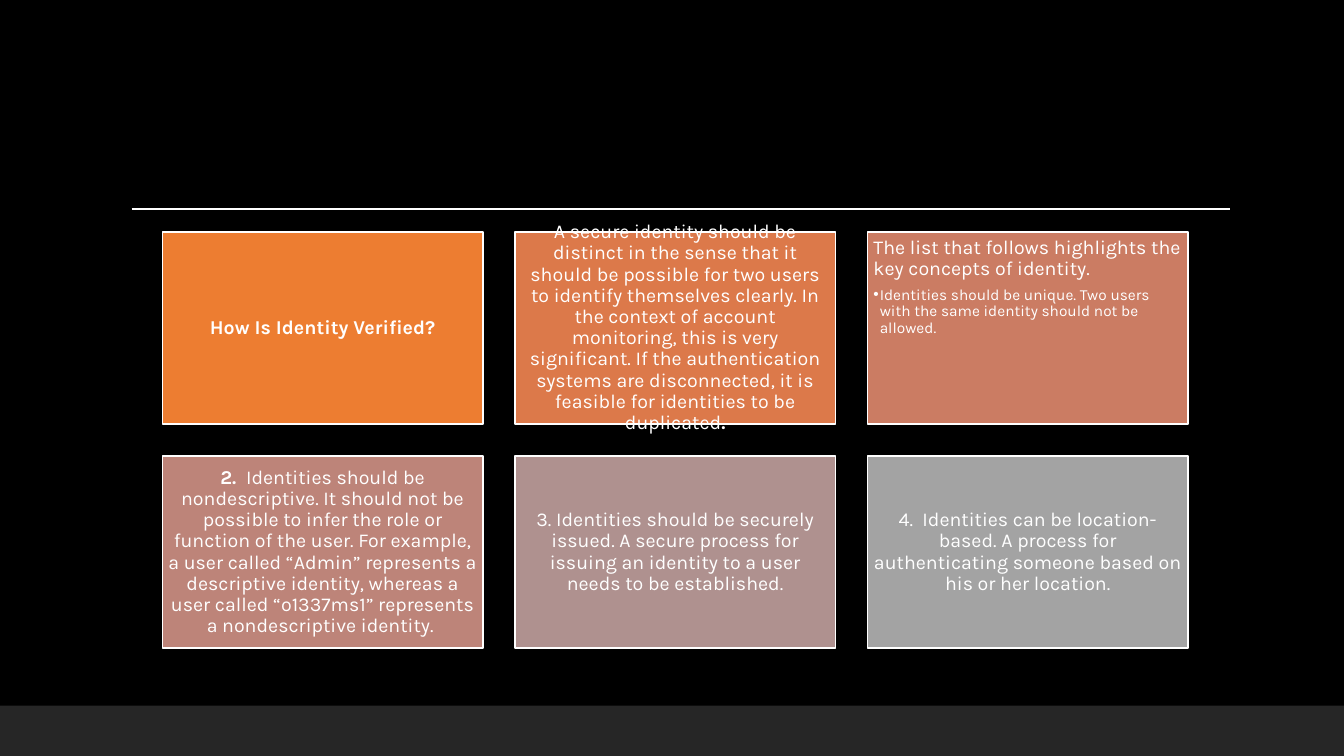
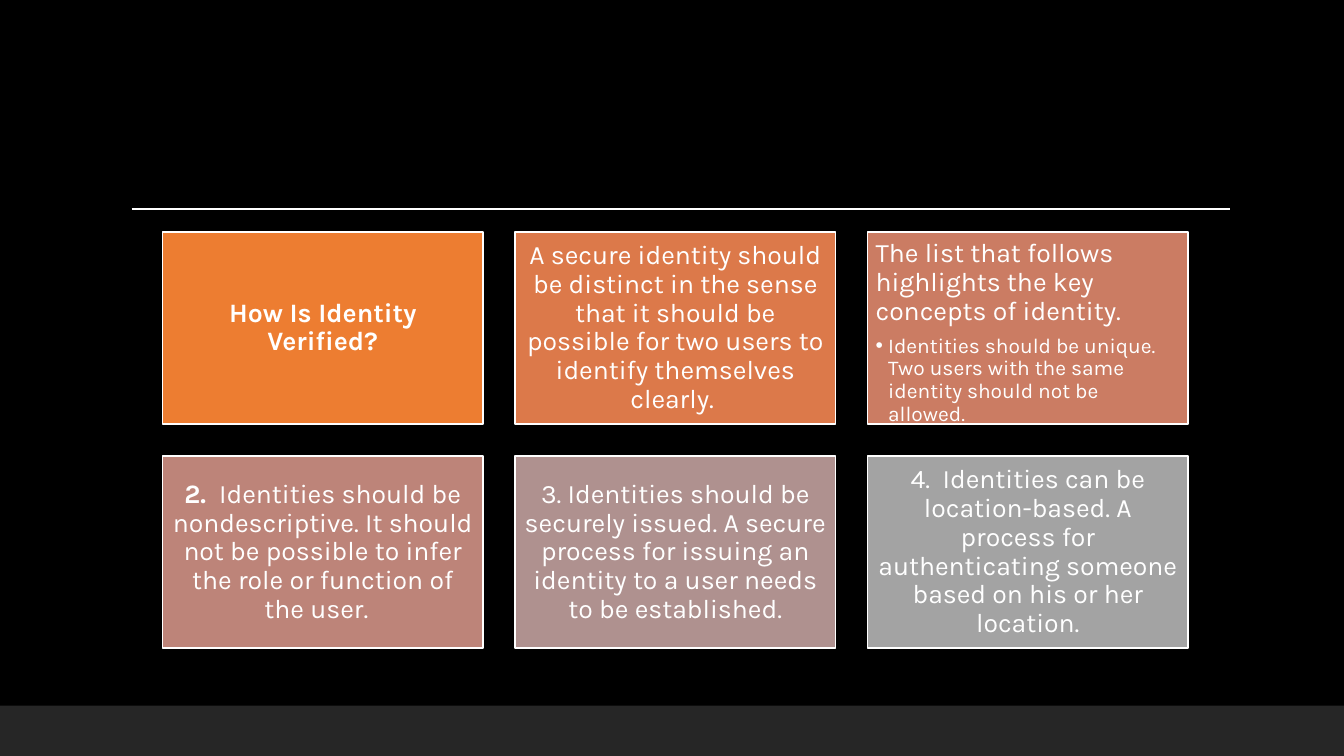
Before and after one commit to ronnie-1947/access-control-ppt, a slide deck: slide 5 of Access Control.pptx. Drawn at 1344x756 pixels with LibreOffice and Linux fonts; fonts in the diff are those of the drawing; background and template pictures are left out. Boxes give left, top, right and bottom in pixels: in the first picture for what was removed or moved away, otherwise in the second. Text is boxed around its words. In the diff, an @@ line names an element or a change of style, - is before the commit and + after.

```diff
--- a/Access Control.pptx
+++ b/Access Control.pptx
@@ text "The list that follows highlights ..." at [876,244,1155,427]: size 14 to 19 pt in "The list that follows highlights the key ..."; size 11 to 15 pt in "Identities should be unique. Two users with ..."; more space between paragraphs; indent changed @@
@@ text at [527,245,824,415]: text changed; size 14 to 19 pt @@
-A secure identity should be distinct in the sense that it should be possible for two users to identify themselves clearly. In the context of account monitoring, this is very significant. If the authentication systems are disconnected, it is feasible for identities to be duplicated.
+A secure identity should be distinct in the sense that it should be possible for two users to identify themselves clearly.
@@ size 14 to 19 pt; more space between paragraphs in 3 elements at [229,303,416,351], [525,485,826,618], [878,470,1177,632] @@
@@ text at [173,485,473,618]: text changed; size 14 to 19 pt @@
-2. Identities should be nondescriptive. It should not be possible to infer the role or function of the user. For example, a user called “Admin” represents a descriptive identity, whereas a user called “o1337ms1” represents a nondescriptive identity.
+2. Identities should be nondescriptive. It should not be possible to infer the role or function of the user.
```
Also in this commit, not shown: 1 other slide changed.
